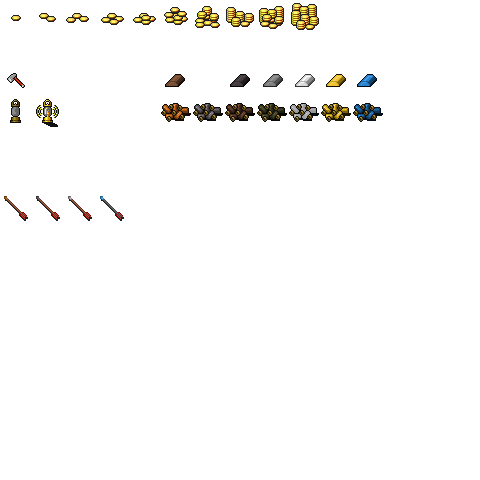
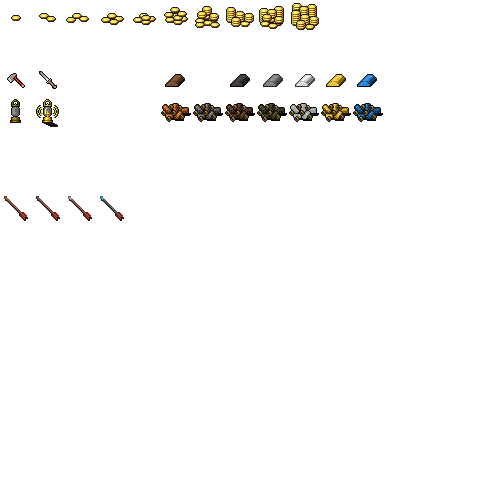
Layer changes from the first 480×480 image to the second:
painted on "general.png copy" over [39, 71, 57, 89]
